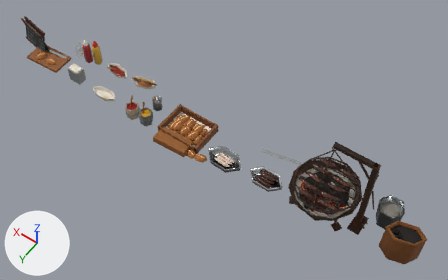
A saved change to the glTF model site/public/models/prop_wurst_counter.lite.glb.
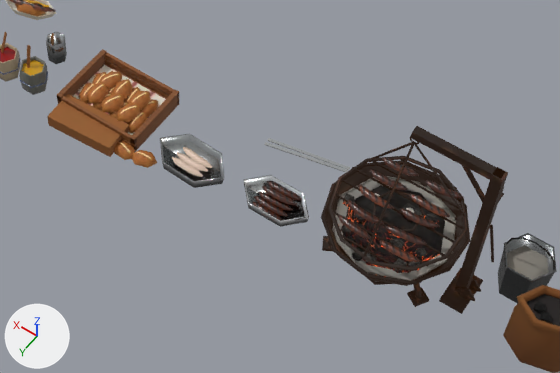
The first picture shows the older version from a 50 mm lens placed at (-1.65, 2.15, 3.47), pointed at (-0.15, 0.05, 0.17). The close-ups show the older and then the newer version on the part from 29% to 91% of the width and 28% to 94% of the height of that picture. Only the edits that show in the close-ups are written down. The lights are fixed; the arrows at lower left show +X, +Y and +Z. Where no turn or scale is listed for an object, it has been applied to the vertices. Vertices at exactly the same position are counted once.

In view in the first close-up: 'act_grill_mesh', 'act_grill_swing_mesh', 'act_served_0_mesh', 'coals_mesh', 'prop_wurst_counter_static' and 30 more.
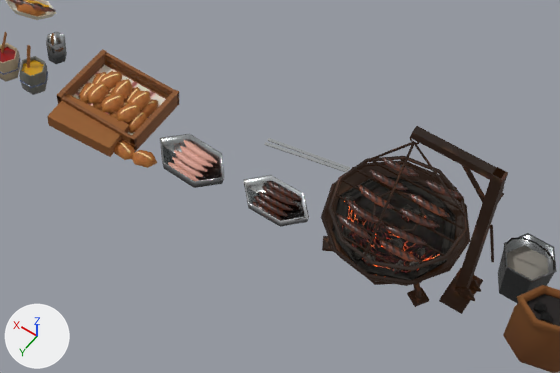
Changed parts and their boxes [x1, y1, x2, y2] in the close-ups (560 x 373 px; the box of a moved part takes in the faces that stretch with it):
'coals_mesh', reshaped, moved: [332, 176, 456, 281] in both
'act_sausage_23_mesh', added: after [174, 150, 205, 171]
'act_sausage_22_mesh', added: after [180, 146, 211, 167]
'act_sausage_21_mesh', added: after [184, 140, 213, 161]
'act_sausage_19_mesh', added: after [172, 157, 203, 177]
'act_sausage_20_mesh', added: after [168, 162, 199, 181]
'act_sausage_16_mesh', added: after [194, 144, 217, 164]
part 1 of me_coals_mesh, moved or reshaped: before [362, 238, 427, 273]; after [362, 238, 425, 274]
part 2 of me_coals_mesh, moved or reshaped: before [341, 193, 365, 237]; after [342, 196, 365, 237]
part 3 of me_coals_mesh, moved or reshaped: before [401, 203, 439, 224]; after [400, 204, 437, 223]
part 4 of me_coals_mesh, recoloured (darker): [332, 176, 456, 281] in both
part 5 of me_prop_wurst_counter_static, deleted: before [172, 157, 203, 177]
part 6 of me_prop_wurst_counter_static, deleted: before [183, 147, 213, 168]
part 7 of me_prop_wurst_counter_static, deleted: before [176, 152, 208, 172]

The change, as a diff of the scene's bpy script:
```diff
--- a/site/public/models/prop_wurst_counter.lite.glb.py
+++ b/site/public/models/prop_wurst_counter.lite.glb.py
@@ me_coals_mesh @@
 me_coals_mesh.from_pydata(...)  # 242 vertices, 400 faces; spans x -0.204..0.204, y -0.204..0.204, z -0.031..0.031
+# me_coals_mesh part 1: 66 of 242 vertices moved; they spanned x -0.139..0.034, y 0.017..0.166, z -0.029..0.019 and now span x -0.141..0.031, y 0.016..0.169, z -0.03..0.021; mean shift (0.0, 0.001, 0.0); largest move (-0.008, 0.155, -0.002) -> (0.003, 0.148, -0.006)
+# me_coals_mesh part 2: 34 of 242 vertices moved; they spanned x 0.086..0.191, y -0.023..0.119, z -0.019..0.018 and now span x 0.088..0.188, y -0.019..0.127, z -0.021..0.017; mean shift (-0.001, -0.001, -0.001); largest move (0.117, 0.05, 0.008) -> (0.11, 0.042, 0.006)
+# me_coals_mesh part 3: 33 of 242 vertices moved; they spanned x -0.107..0.015, y -0.109..-0.041, z -0.019..0.02 and now span x -0.1..0.015, y -0.102..-0.036, z -0.023..0.022; mean shift (0.001, 0.001, -0.001); largest move (-0.022, -0.051, -0.005) -> (-0.025, -0.037, -0.008)
+# me_coals_mesh part 4: 88 kept faces spanning x -0.204..0.204, y -0.204..0.204, z -0.014..0.031 get new vertex colours; the middle colour goes from grey #8e8a84 to grey #a8a49c
 me_coals_mesh.materials.append(mat_coal_glow)
@@ me_prop_wurst_counter_static @@
-me_prop_wurst_counter_static.from_pydata(...)  # 937 vertices, 1592 faces; spans x -1.71..1.71, y -0.23..0.23, z -0.14..0.14
+me_prop_wurst_counter_static.from_pydata(...)  # 841 vertices, 1412 faces; spans x -1.71..1.71, y -0.23..0.23, z -0.14..0.14
+# me_prop_wurst_counter_static part 5: the loose piece of 32 vertices spanning x -0.38..-0.25, y 0.09..0.12, z -0.13..-0.11 is deleted
+# me_prop_wurst_counter_static part 6: the loose piece of 32 vertices spanning x -0.38..-0.25, y 0.04..0.07, z -0.13..-0.11 is deleted
+# me_prop_wurst_counter_static part 7: the loose piece of 32 vertices spanning x -0.38..-0.25, y 0.07..0.09, z -0.13..-0.11 is deleted
+# other edits to the shape of me_prop_wurst_counter_static do not show in these pictures
 me_prop_wurst_counter_static.materials.append(mat_vendor_atlas)
@@ ob_coals_mesh @@
 ob_coals_mesh = bpy.data.objects.new('coals_mesh', me_coals_mesh)
-ob_coals_mesh.location = (-0.9, 0.0, 0.147)
+ob_coals_mesh.location = (-0.9, 0.0, 0.148)
@@ ob_act_sausage_23_mesh @@
+ob_act_sausage_23_mesh = bpy.data.objects.new('act_sausage_23_mesh', me_act_sausage_23_mesh)  # 32 vertices, 60 faces; spans x -0.0653..0.0648, y -0.014..0.0127, z -0.012..0.012
+ob_act_sausage_23_mesh.location = (-0.178, 0.108, 0.038)
@@ ob_act_sausage_22_mesh @@
+ob_act_sausage_22_mesh = bpy.data.objects.new('act_sausage_22_mesh', me_act_sausage_22_mesh)  # 32 vertices, 60 faces; spans x -0.0654..0.0647, y -0.0147..0.0131, z -0.0121..0.0121
+ob_act_sausage_22_mesh.location = (-0.185, 0.082, 0.038)
@@ ob_act_sausage_21_mesh @@
+ob_act_sausage_21_mesh = bpy.data.objects.new('act_sausage_21_mesh', me_act_sausage_21_mesh)  # 32 vertices, 60 faces; spans x -0.0654..0.0645, y -0.0154..0.0141, z -0.012..0.012
+ob_act_sausage_21_mesh.location = (-0.179, 0.056, 0.038)
@@ ob_act_sausage_20_mesh @@
+ob_act_sausage_20_mesh = bpy.data.objects.new('act_sausage_20_mesh', me_act_sausage_20_mesh)  # 32 vertices, 60 faces; spans x -0.0652..0.0649, y -0.0134..0.0125, z -0.0121..0.0121
+ob_act_sausage_20_mesh.location = (-0.181, 0.147, 0.017)
@@ ob_act_sausage_19_mesh @@
+ob_act_sausage_19_mesh = bpy.data.objects.new('act_sausage_19_mesh', me_act_sausage_19_mesh)  # 32 vertices, 60 faces; spans x -0.0653..0.0649, y -0.0138..0.0126, z -0.012..0.012
+ob_act_sausage_19_mesh.location = (-0.181, 0.121, 0.016)
@@ ob_act_sausage_16_mesh @@
+ob_act_sausage_16_mesh = bpy.data.objects.new('act_sausage_16_mesh', me_act_sausage_16_mesh)  # 32 vertices, 60 faces; spans x -0.0654..0.0645, y -0.016..0.0144, z -0.0121..0.0121
+ob_act_sausage_16_mesh.location = (-0.186, 0.043, 0.016)
```
